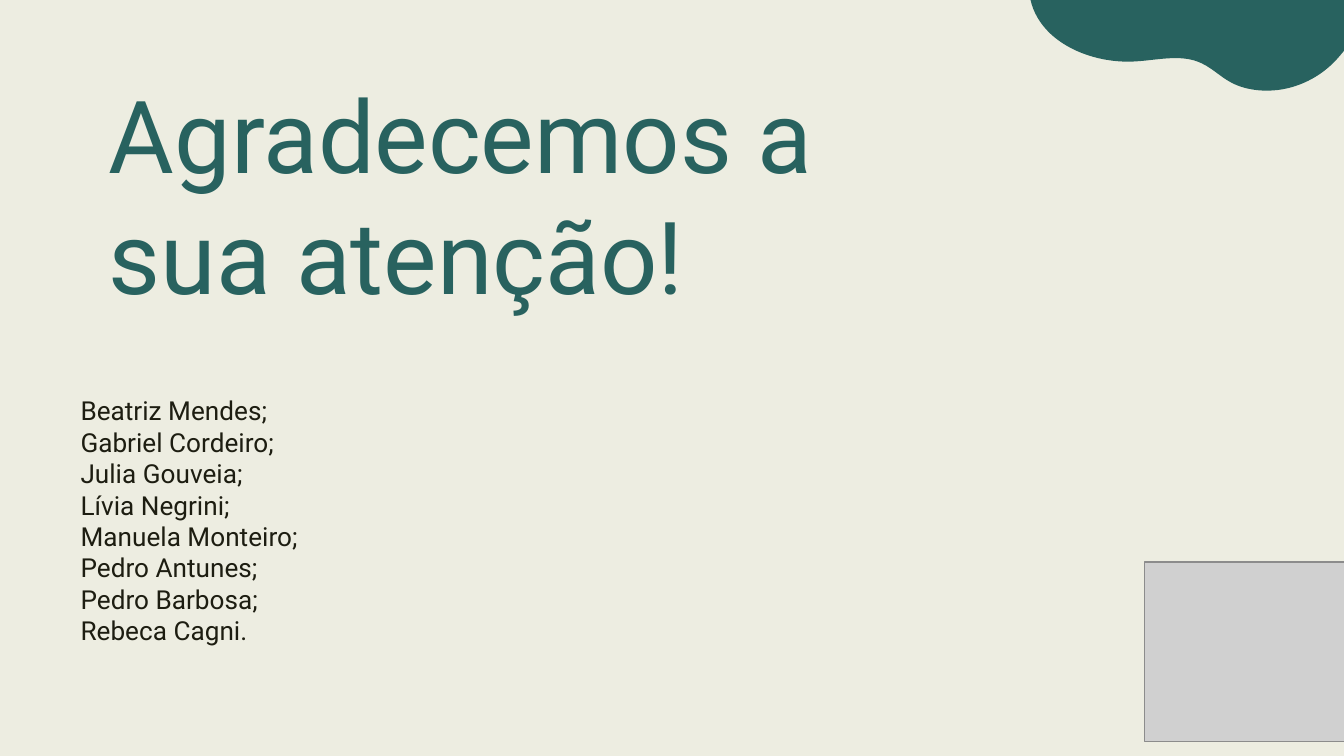
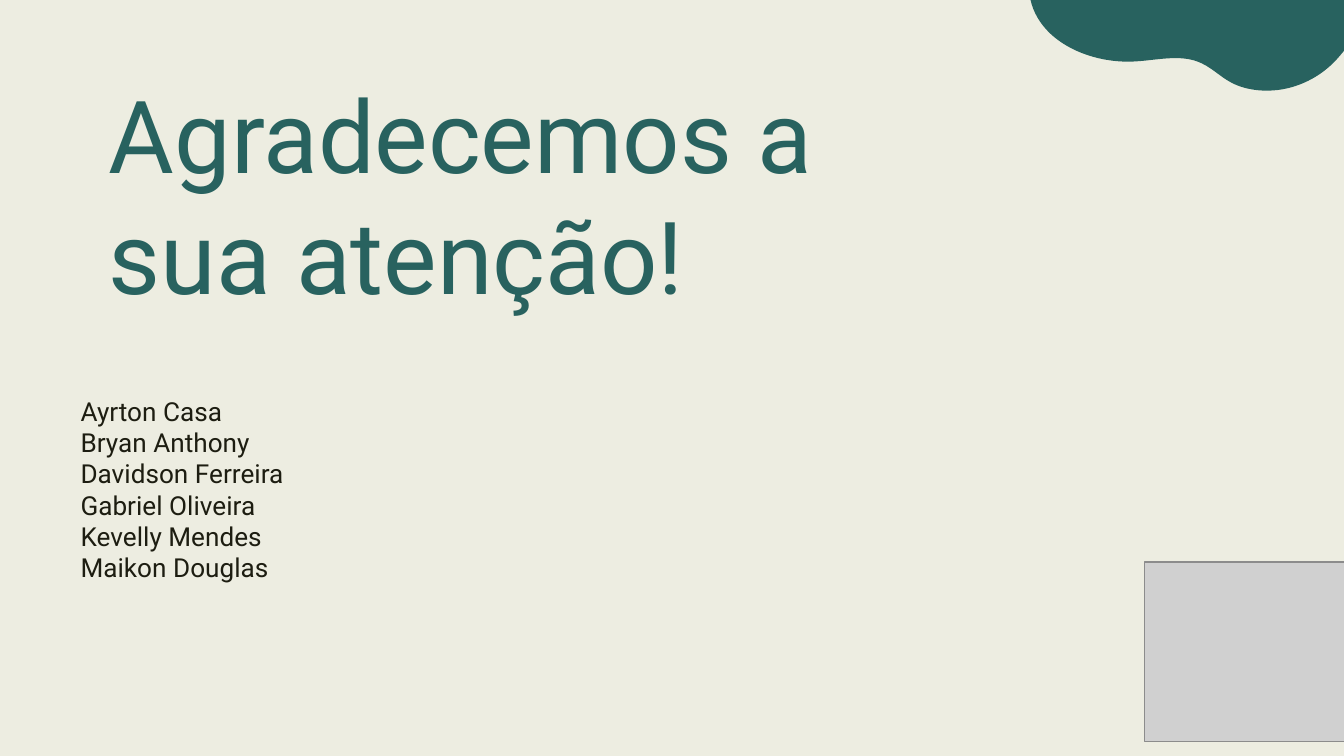
Before and after one commit to MaikonDsGomes/Sprint-2, a slide deck: slide 14 of documentacao/Apresentacao_smartBin.pptx (slide 16 before the commit). Drawn at 1344x756 pixels with LibreOffice and Linux fonts; fonts in the diff are those of the drawing; grey boxes stand for pictures. Boxes give left, top, right and bottom in pixels: in the first picture for what was removed or moved away, otherwise in the second. Text is boxed around its words. In the diff, an @@ line names an element or a change of style, - is before the commit and + after.

```diff
--- a/documentacao/Apresentacao_smartBin.pptx
+++ b/documentacao/Apresentacao_smartBin.pptx
@@ text at [81, 402, 283, 583]: text changed @@
-Beatriz Mendes;
-Gabriel Cordeiro;
-Julia Gouveia;
-Lívia Negrini;
-Manuela Monteiro;
-Pedro Antunes;
-Pedro Barbosa;
-Rebeca Cagni.
+Ayrton Casa
+Bryan Anthony
+Davidson Ferreira
+Gabriel Oliveira
+Kevelly Mendes
+Maikon Douglas
```
Also in this commit, not shown: 4 other slides changed, 2 slides added, 4 slides removed.
